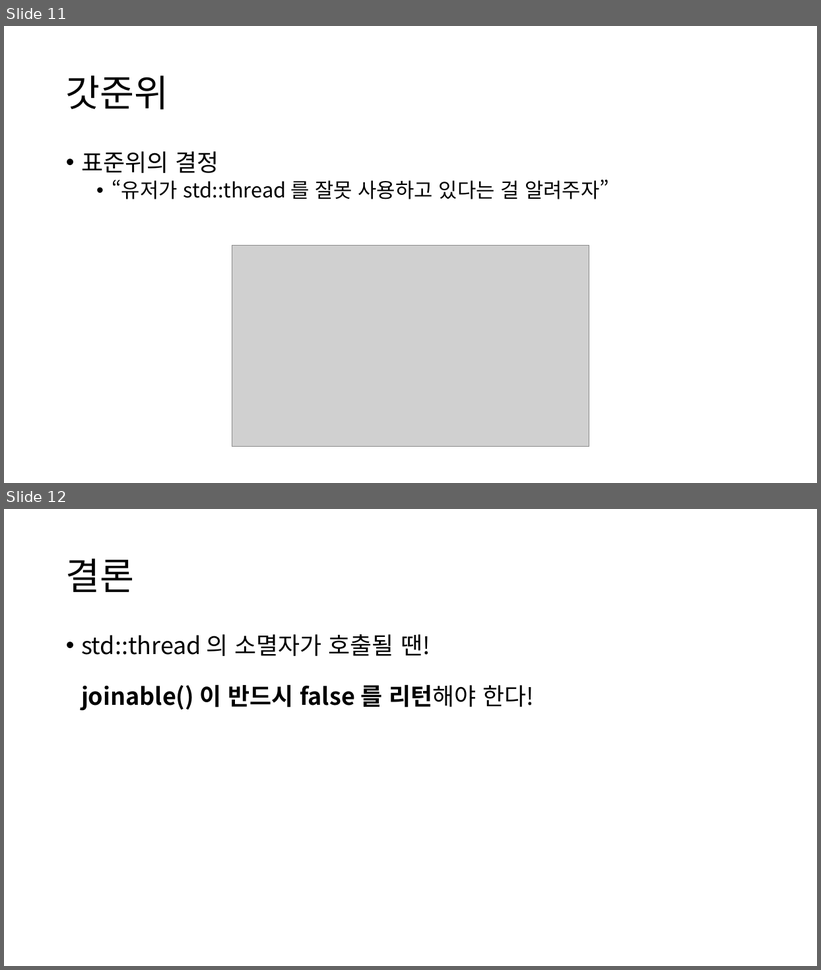
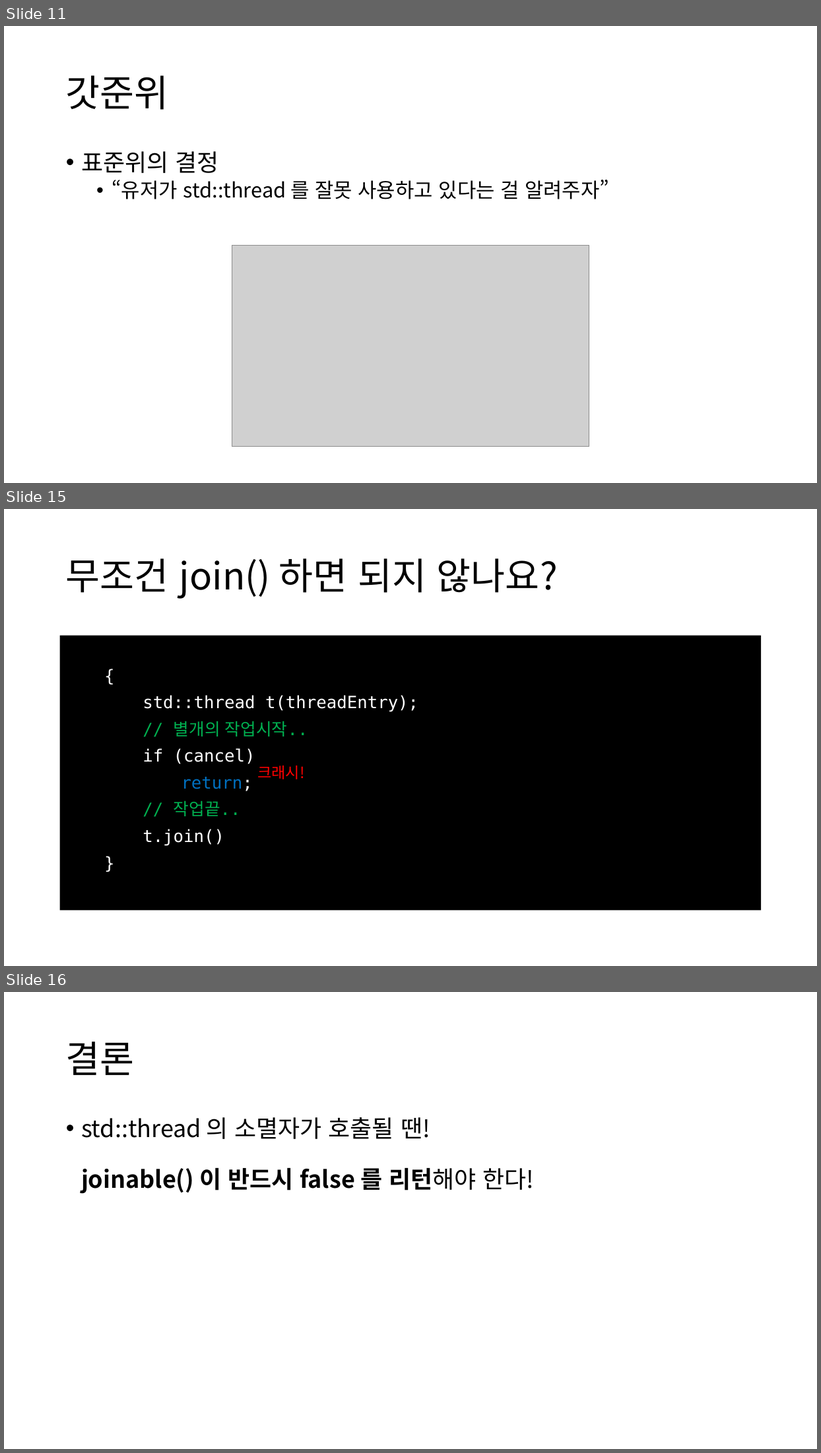
Before and after one commit to OptimizationStudy/Repo2018, a slide deck: PPT/ModernCppStudy_14_(37).pptx. Shown one above the other, each under a label of ours: slides 11 and 12 before the commit, slides 11, 15 and 16 after it; the slides between them are not shown. The pictures are 821x970 and 821x1453 pixels, drawn with LibreOffice and Linux fonts; fonts in the diff are those of the drawing; grey boxes stand for pictures. Boxes give left, top, right and bottom in pixels: in the first picture for what was removed or moved away, otherwise in the second. Text is boxed around its words. In the diff, an @@ line names an element or a change of style, - is before the commit and + after.

```diff
--- a/PPT/ModernCppStudy_14_(37).pptx
+++ b/PPT/ModernCppStudy_14_(37).pptx
@@ slide 15 added at <box>4,509,817,966</box>, background #FFFFFF @@
@@ title added at <box>66,559,558,599</box>, 44 pt, text #000000 @@
+무조건 join() 하면 되지 않나요?
@@ rectangle added at <box>60,636,762,911</box>, fill #000000, 20 pt, text #FFFFFF @@
+{
+std::thread t(threadEntry);
+// 별개의 작업시작..
+if (cancel)
+return;
+// 작업끝..
+t.join()
+}
@@ text added at <box>257,766,304,780</box>, 18 pt, text #FF0000 @@
+크래시!
@@ what was slide 12 is now slide 16 @@
```
Also in this commit, not shown: 2 slides changed, 5 other slides added.
